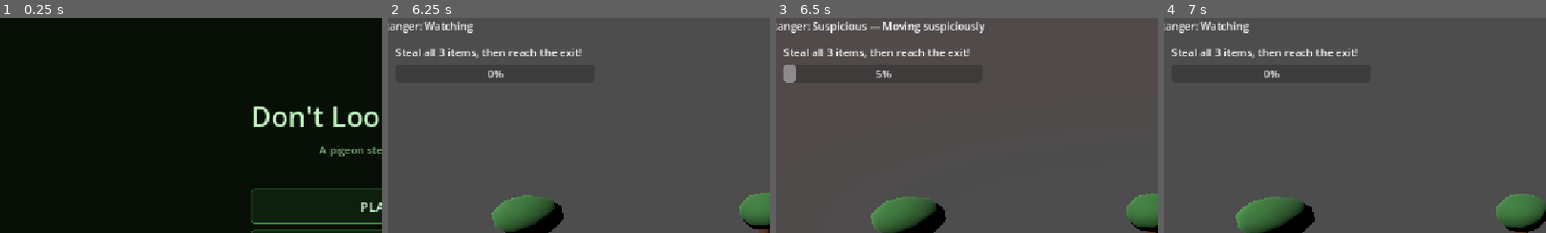
Above: before the commit, frames 1-4 (left to right).
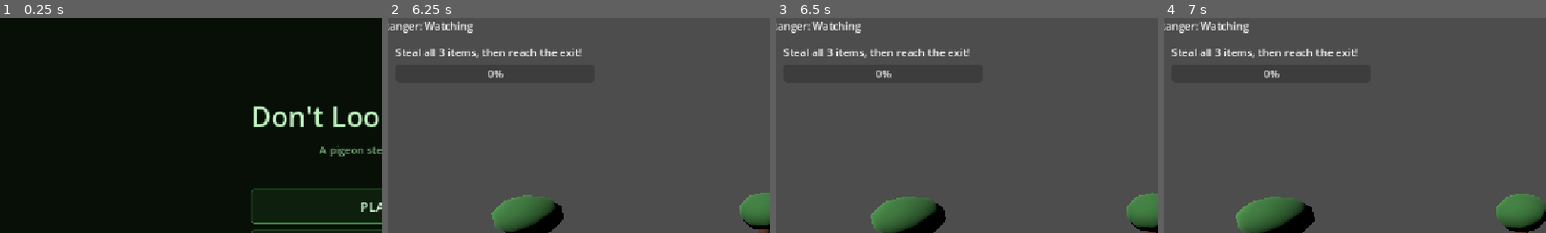
Above: after the commit, the same moments.

Repository: SkippyDoLittle/DontLookHuman
Game: Godot game, scene res://MainMenu.tscn
Same seed, same stepped clock (60 frames per second), same inputs: the game is played once before the commit and once after it.
Inputs:
- Up to frame 1 (0.25 s): no input
- Up to frame 2 (6.25 s): click "PLAY" at 0.5 s; tap Space at 1.25 s; hold W (move_forward) 1.28-2.78 s; tap E (peck) at 1.35, 3.6, 5.85 s; tap Enter (ui_accept) at 1.52, 2, 2.27, 3.77, 4.25, 4.52, 5.27 s; tap Shift (run) at 2.1 s; tap R (restart) at 2.75 s; hold A (move_left) 2.78-4.28 s; tap H at 2.85, 5.1 s; hold S (move_back) 4.28-5.03 s; hold Shift (run) 4.28-5.03 s; hold D (move_right) 5.03-5.78 s; hold W (move_forward) from 5.78 s (still down)
- Up to frame 3 (6.5 s): keep holding W (move_forward)
- Up to frame 4 (7 s): release W (move_forward) at 6.53 s; hold D (move_right) from 6.53 s (still down); tap Shift (run) at 6.6 s; tap Enter (ui_accept) at 6.77 s
The pictures show only the part of the screen within x 1-51%, y 0-50%; the shares and areas given below are measured in that part.

Frames 1-2 are identical in both runs. In frame 3, 1.4% of the frame differs, in the area x 2-55%, y 1-31%; in frame 4, nothing differs.

Commit message:
Tune suspicion balance: reduce food-aim, isolation, and stare penalties
Food aim: 25→18 pts/s, delay 0.5→0.8s  (player must walk toward food)
Stare:    20→16 pts/s, delay 0.6→0.9s  (more grace for accidental facing)
Isolation: 15→10 pts/s, radius 4→5u    (NPC positions are partly random)
Sprint and pond unchanged — those are fully player-controlled choices.

Co-Authored-By: Claude Sonnet 4.6 <noreply@anthropic.com>

Diff:
--- a/ranger.gd
+++ b/ranger.gd
@@ -20,13 +20,13 @@
 @export var chase_speed:             float = 3.5
 @export var approach_stop_distance:  float = 1.8    # ranger stops this close to the player
 @export var food_aim_threshold:      float = 0.9    # dot product — ~26° cone toward food
-@export var food_aim_delay:          float = 0.5    # seconds of aiming before suspicion rises
-@export var food_aim_gain_per_second: float = 25.0
+@export var food_aim_delay:          float = 0.8    # seconds of aiming before suspicion rises
+@export var food_aim_gain_per_second: float = 18.0
 @export var stare_threshold:         float = 0.85   # dot product — ~32° cone toward ranger
-@export var stare_delay:             float = 0.6    # seconds staring before suspicion rises
-@export var stare_gain_per_second:   float = 20.0
-@export var separation_distance:     float = 4.0    # NPC must be within this to count as "blending in"
-@export var separation_gain_per_second: float = 15.0
+@export var stare_delay:             float = 0.9    # seconds staring before suspicion rises
+@export var stare_gain_per_second:   float = 16.0
+@export var separation_distance:     float = 5.0    # NPC must be within this to count as "blending in"
+@export var separation_gain_per_second: float = 10.0
 @export var straight_line_threshold: float = 2.5    # seconds of straight walking before suspicion rises
 @export var straight_line_dot:       float = 0.97   # ~14° — tighter than this = "too straight"
 @export var straight_line_gain_per_second: float = 10.0
